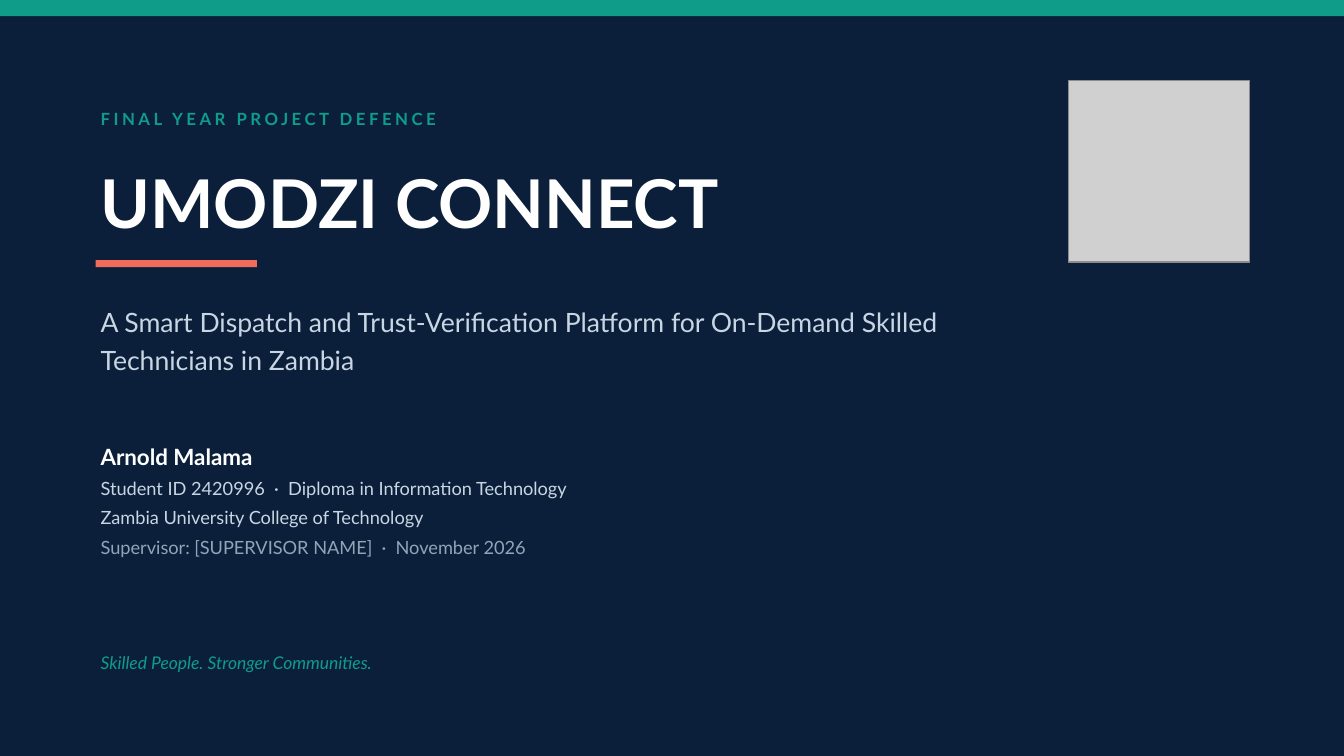
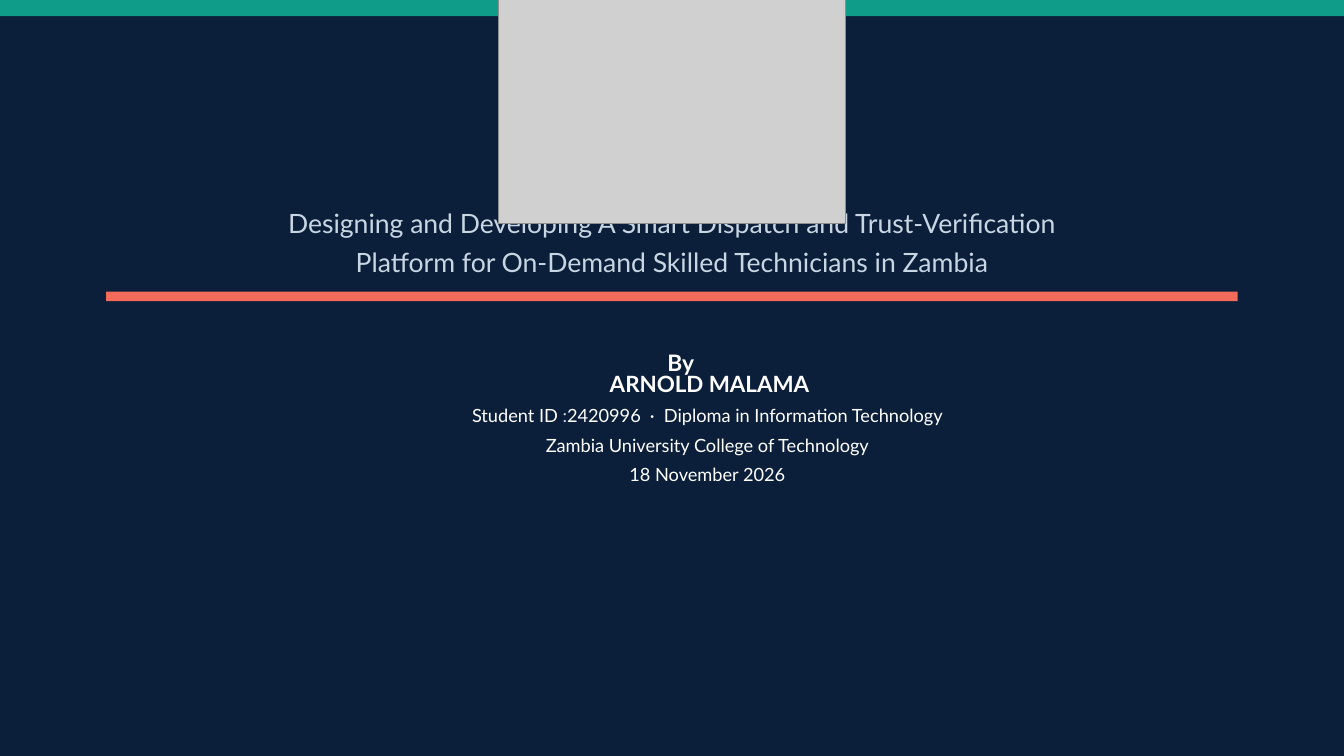
Before and after one commit to malama996/Umodzi-Conneckt, a slide deck: slide 1 of Umodzi_Connect_Defence_Package/Umodzi_Connect_Final_Defence_Presentation.pptx. Drawn at 1344x756 pixels with LibreOffice and Linux fonts; fonts in the diff are those of the drawing; grey boxes stand for pictures. Boxes give left, top, right and bottom in pixels: in the first picture for what was removed or moved away, otherwise in the second. Text is boxed around its words. In the diff, an @@ line names an element or a change of style, - is before the commit and + after.

```diff
--- a/Umodzi_Connect_Defence_Package/Umodzi_Connect_Final_Defence_Presentation.pptx
+++ b/Umodzi_Connect_Defence_Package/Umodzi_Connect_Final_Defence_Presentation.pptx
@@ picture added at (x1=498, y1=0, x2=845, y2=224) @@
@@ picture removed at (x1=1069, y1=81, x2=1250, y2=262) @@
@@ text removed at (x1=101, y1=113, x2=436, y2=125) @@
-FINAL YEAR PROJECT DEFENCE
@@ text removed at (x1=101, y1=179, x2=719, y2=229) @@
-UMODZI CONNECT
@@ text at (x1=288, y1=211, x2=1055, y2=272): text changed @@
-A Smart Dispatch and Trust-Verification Platform for On-Demand Skilled Technicians in Zambia
+Designing and Developing A Smart Dispatch and Trust-Verification Platform for On-Demand Skilled Technicians in Zambia
@@ rectangle removed at (x1=96, y1=260, x2=257, y2=267) @@
@@ rectangle added at (x1=106, y1=291, x2=1238, y2=300), fill #F26B5B @@
@@ text "ARNOLD MALAMA" moved from (x1=101, y1=448, x2=567, y2=557) to (x1=472, y1=372, x2=943, y2=481) @@
@@ text added at (x1=667, y1=354, x2=694, y2=376), 16.1 pt, text #FFFFFF, bold @@
+By
@@ text at (x1=472, y1=372, x2=943, y2=426): text changed; text colour #C7D6E2 to #FFFFFF @@
-Arnold Malama
-Student ID 2420996 · Diploma in Information Technology
+ARNOLD MALAMA
+Student ID :2420996 · Diploma in Information Technology
@@ text at (x1=546, y1=438, x2=869, y2=456): text colour #C7D6E2 to #FFFFFF in "Zambia University College of Technology"; alignment left to centre @@
@@ text at (x1=629, y1=467, x2=785, y2=481): text changed; text colour #8FA6B8 to #FFFFFF @@
-Supervisor: [SUPERVISOR NAME] · November 2026
+18 November 2026
@@ text removed at (x1=101, y1=656, x2=372, y2=672) @@
-Skilled People. Stronger Communities.
```
Also in this commit, not shown: 13 other slides changed, 2 slides removed, 9 other files.
